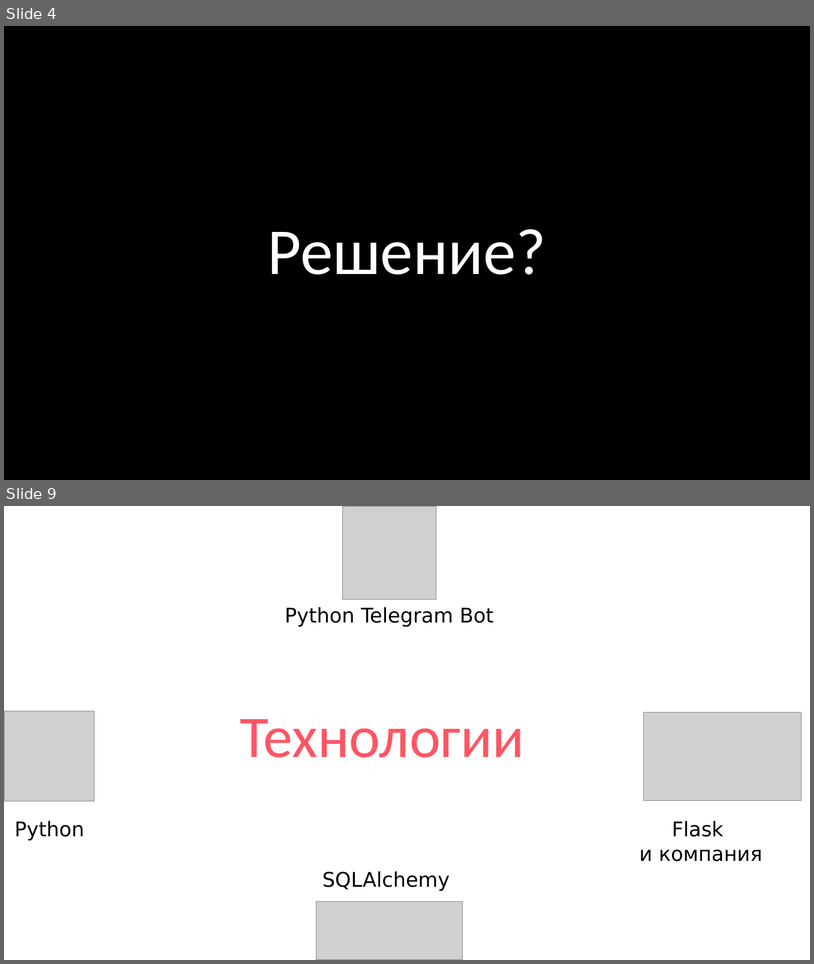
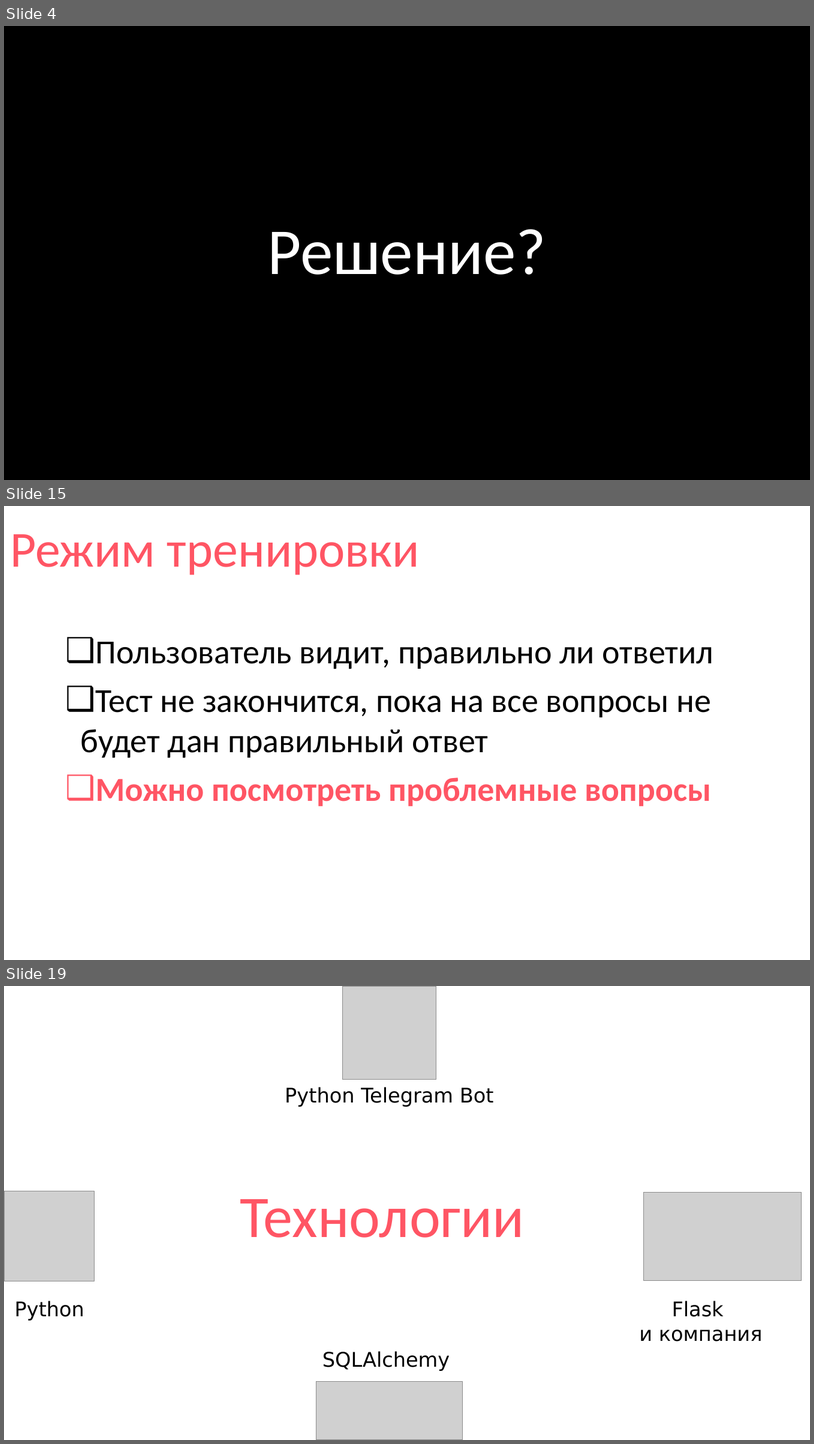
Before and after one commit to thecattest/testing-system, a slide deck: presentation.pptx. Shown one above the other, each under a label of ours: slides 4 and 9 before the commit, slides 4, 15 and 19 after it; the slides between them are not shown. The pictures are 814x964 and 814x1444 pixels, drawn with LibreOffice and Linux fonts; fonts in the diff are those of the drawing; grey boxes stand for pictures. Boxes give left, top, right and bottom in pixels: in the first picture for what was removed or moved away, otherwise in the second. Text is boxed around its words. In the diff, an @@ line names an element or a change of style, - is before the commit and + after.

```diff
--- a/presentation.pptx
+++ b/presentation.pptx
@@ slide 15 added at [4, 506, 810, 960], background #FFFFFF @@
@@ title added at [10, 534, 420, 575], 60 pt, text #FF5564 @@
+Режим тренировки
@@ text added at [81, 642, 714, 806], 40 pt, text #000000 @@
+❑ Пользователь видит, правильно ли ответил
+❑ Тест не закончится, пока на все вопросы не будет дан правильный ответ
+❑ Можно посмотреть проблемные вопросы
@@ what was slide 9 is now slide 19 @@
```
Also in this commit, not shown: 2 slides changed, 17 other slides added, 5 slides removed, 1 other file.
